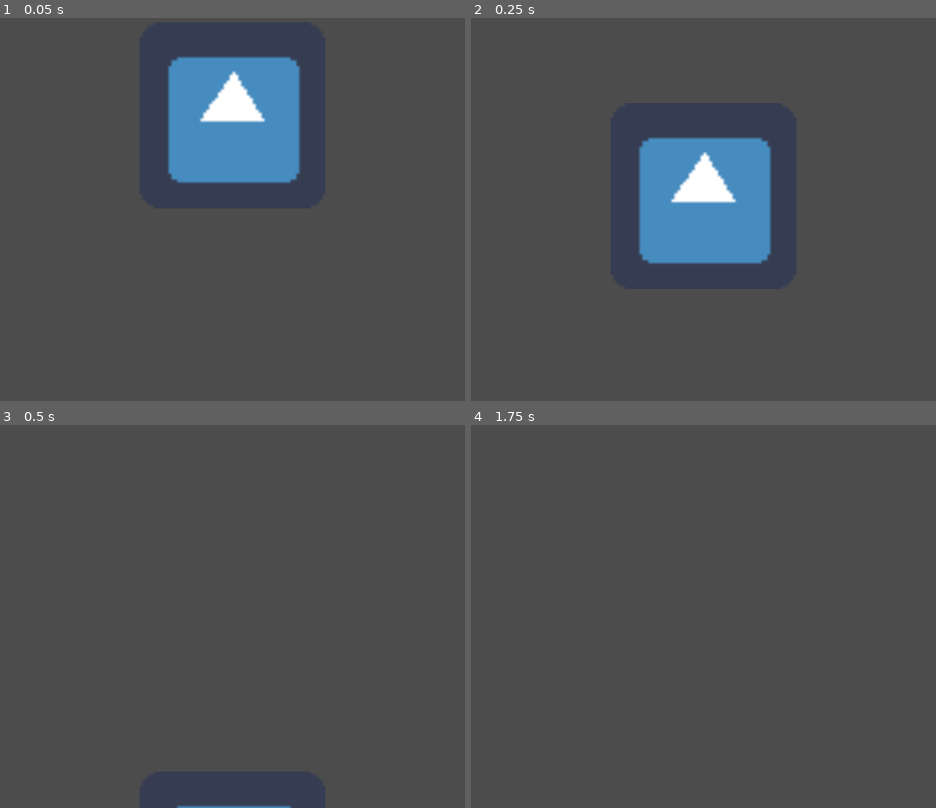
Above: before the commit, frames 1-4 (two rows, left to right).
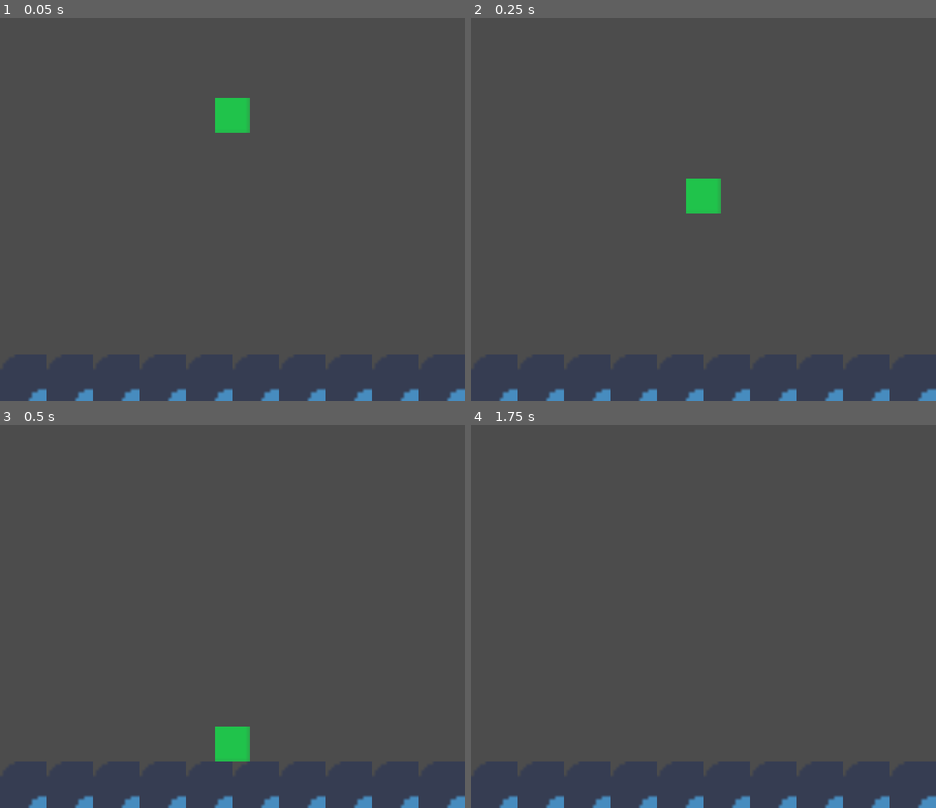
Above: after the commit, the same moments.

Repository: michaeldevlee/trials_of_the_galaxy
Game: Godot game, scene res://main.tscn
Same seed, same stepped clock (60 frames per second), same inputs: the game is played once before the commit and once after it. The engine's default icon, where the game draws it, is replaced by a stand-in: a white triangle on a blue panel in a dark square.
Inputs:
- Up to frame 1 (0.05 s): no input
- Up to frame 2 (0.25 s): no input
- Up to frame 3 (0.5 s): no input
- Up to frame 4 (1.75 s): hold Right (right) 0.53-1.28 s; tap Space (jump) at 0.6, 0.77, 1.07, 1.35, 1.52 s; hold Left (left) from 1.28 s (still down)

The runs differ from the first frame. In frame 1, 10% of the frame differs, in the area x 6-100%, y 10-100%; in frame 2, 10%, in the area x 6-100%, y 31-100%; in frame 3, 1.8%; in frame 4, 1.0%.

Commit message:
adjusted sprite size for 160x144 resolution

Diff:
--- a/Core/Player/Player.gd
+++ b/Core/Player/Player.gd
@@ -1,8 +1,9 @@
 extends KinematicBody2D
 class_name Player
 
-export var movement_speed : int = 10
+export var movement_speed : int = 200
 export var jump_speed : int = 5
+export var speed_multiplier : int = 50
 
 var velocity = Vector2()
 var gravity = 9.8
@@ -11,14 +12,14 @@
 func apply_gravity(delta):
 	velocity.y += gravity * delta * 100
 
-func get_user_movement_input():
+func get_user_movement_input(delta):
 	velocity.x = 0
 	if Input.is_action_pressed("left"):
-		velocity.x = -movement_speed * 50
+		velocity.x = -movement_speed * delta * speed_multiplier
 	if Input.is_action_pressed("right"):
-		velocity.x = movement_speed * 50
-	if Input.is_action_just_pressed("jump"):
-		velocity.y += jump_speed * 100
+		velocity.x = movement_speed * delta * speed_multiplier
+	if Input.is_action_just_pressed("jump") && abs(velocity.y) <= 2:
+		velocity.y -= jump_speed * 50
 
 func _ready():
 	pass # Replace with function body.
@@ -27,4 +28,4 @@
 func _physics_process(delta):
 	velocity = move_and_slide(velocity)
 	apply_gravity(delta)
-	get_user_movement_input()
+	get_user_movement_input(delta)
--- a/Core/Player/Player.tscn
+++ b/Core/Player/Player.tscn
@@ -1,9 +1,10 @@
 [gd_scene load_steps=4 format=2]
 
 [ext_resource path="res://Core/Player/Player.gd" type="Script" id=1]
-[ext_resource path="res://icon.png" type="Texture" id=2]
+[ext_resource path="res://Core/Player/ph_player.png" type="Texture" id=2]
 
 [sub_resource type="RectangleShape2D" id=1]
+extents = Vector2( 6, 6 )
 
 [node name="Player" type="KinematicBody2D"]
 script = ExtResource( 1 )
--- a/Core/World/Platform.tscn
+++ b/Core/World/Platform.tscn
@@ -3,14 +3,14 @@
 [ext_resource path="res://icon.png" type="Texture" id=1]
 
 [sub_resource type="ConvexPolygonShape2D" id=2]
-points = PoolVector2Array( 64, 64, 0, 64, 0, 0, 64, 0 )
+points = PoolVector2Array( 16, 16, 0, 16, 0, 0, 16, 0 )
 
 [sub_resource type="TileSet" id=1]
 0/name = "icon.png 0"
 0/texture = ExtResource( 1 )
 0/tex_offset = Vector2( 0, 0 )
 0/modulate = Color( 1, 1, 1, 1 )
-0/region = Rect2( 0, 0, 64, 64 )
+0/region = Rect2( 0, 0, 16, 16 )
 0/tile_mode = 0
 0/occluder_offset = Vector2( 0, 0 )
 0/navigation_offset = Vector2( 0, 0 )
--- a/main.tscn
+++ b/main.tscn
@@ -9,4 +9,5 @@
 position = Vector2( 80, 45 )
 
 [node name="Tileset" parent="." instance=ExtResource( 2 )]
-tile_data = PoolIntArray( 196608, 0, 0, 196609, 0, 0, 196610, 0, 0, 196611, 0, 0, 196612, 0, 0, 196613, 0, 0, 196614, 0, 0, 196615, 0, 0, 196616, 0, 0, 196617, 0, 0, 196618, 0, 0, 196619, 0, 0 )
+cell_size = Vector2( 16, 16 )
+tile_data = PoolIntArray( 524288, 0, 0, 524289, 0, 0, 524290, 0, 0, 524291, 0, 0, 524292, 0, 0, 524293, 0, 0, 524294, 0, 0, 524295, 0, 0, 524296, 0, 0, 524297, 0, 0 )
Binary file added: Core/Player/ph_player.png
Not shown, added: Core/Player/ph_player.png.import
